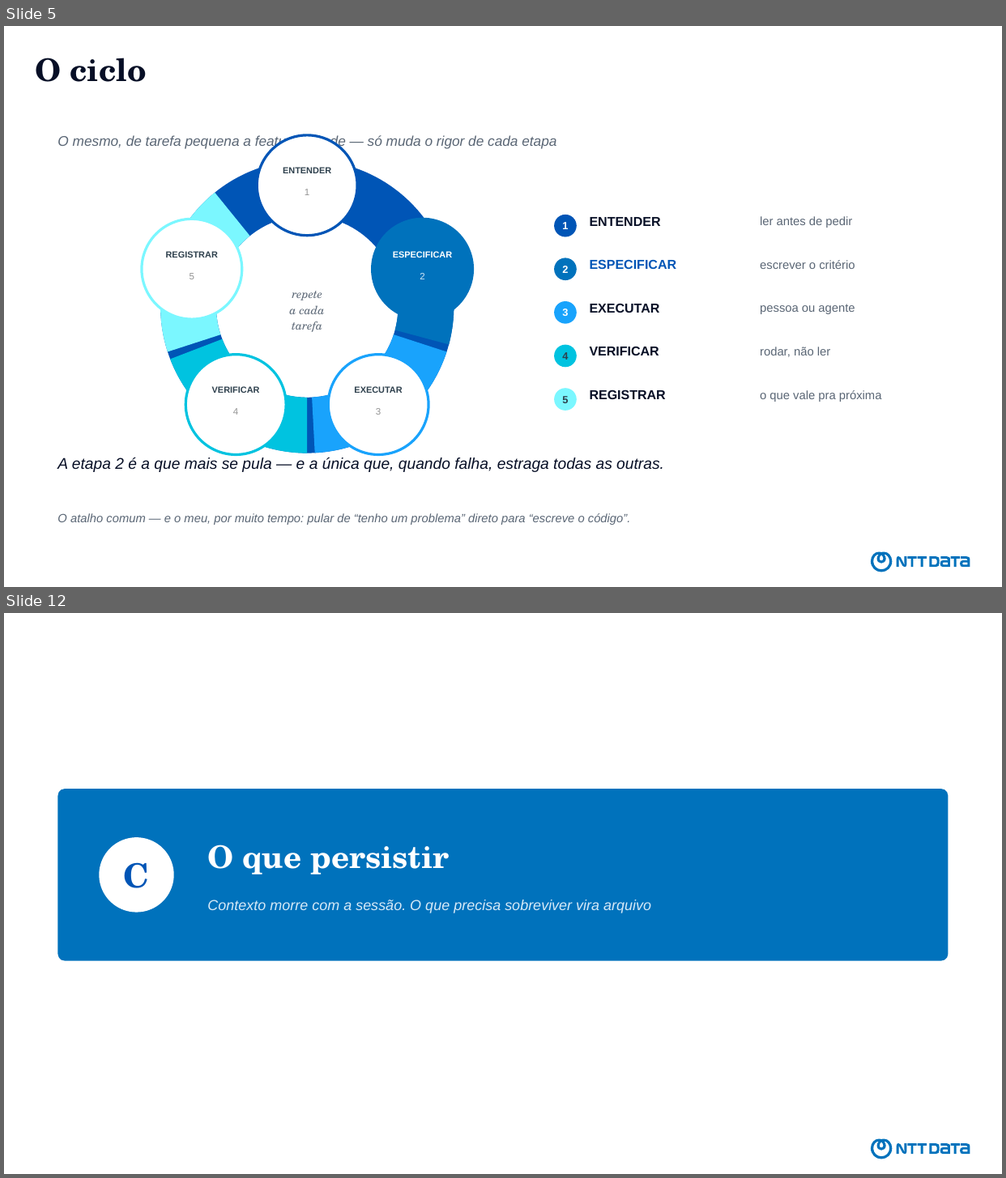
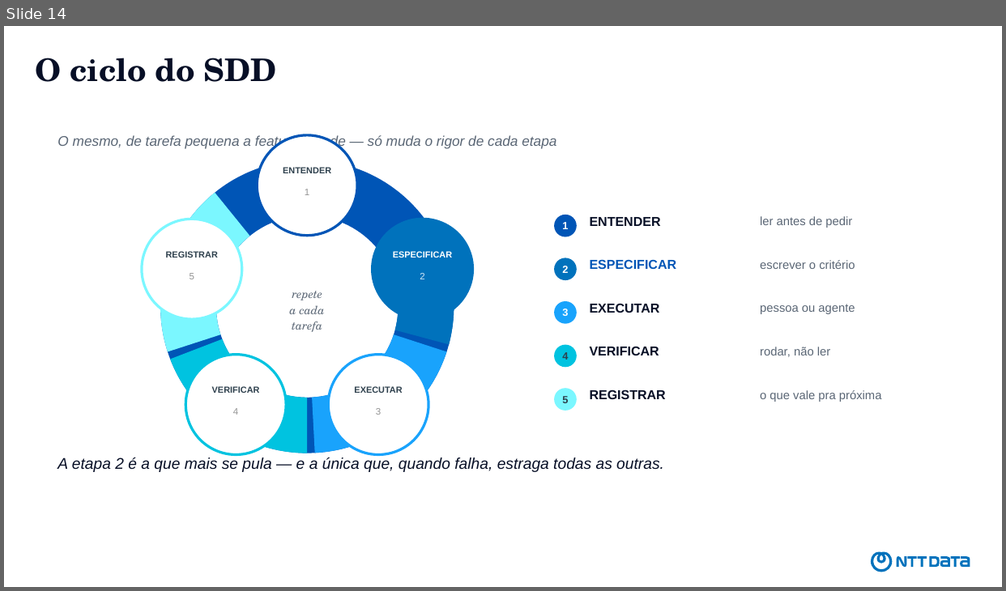
Before and after one commit to devdiasbr/boas-praticas-ia, a slide deck: apresentacao/como-eu-uso-ia.pptx. Shown one above the other, each under a label of ours: slides 5 and 12 before the commit, slide 14 after it; the slides between them are not shown. The pictures are 1006x1178 and 1006x591 pixels, drawn with LibreOffice and Linux fonts; fonts in the diff are those of the drawing. Boxes give left, top, right and bottom in pixels: in the first picture for what was removed or moved away, otherwise in the second. Text is boxed around its words. In the diff, an @@ line names an element or a change of style, - is before the commit and + after.

```diff
--- a/apresentacao/como-eu-uso-ia.pptx
+++ b/apresentacao/como-eu-uso-ia.pptx
@@ slide 12 removed at bbox=[4, 613, 1002, 1174], background #FFFFFF; not listed: 1 template element that a slide beside it also shows @@
@@ rounded rectangle removed at bbox=[58, 789, 948, 961] @@
@@ ellipse removed at bbox=[99, 837, 174, 913] @@
@@ text removed at bbox=[207, 845, 449, 875] @@
-O que persistir
@@ text removed at bbox=[124, 862, 150, 888] @@
-C
@@ text removed at bbox=[207, 900, 651, 914] @@
-Contexto morre com a sessão. O que precisa sobreviver vira arquivo
@@ what was slide 5 is now slide 14 @@
@@ slide 14 changed as well @@
@@ title at bbox=[35, 58, 277, 82]: text changed @@
-O ciclo
+O ciclo do SDD
@@ text removed at bbox=[57, 514, 631, 525] @@
-O atalho comum — e o meu, por muito tempo: pular de “tenho um problema” direto para “escreve o código”.
```
Also in this commit, not shown: 6 other slides changed, 17 slides added, 14 other slides removed, 2 other files.
